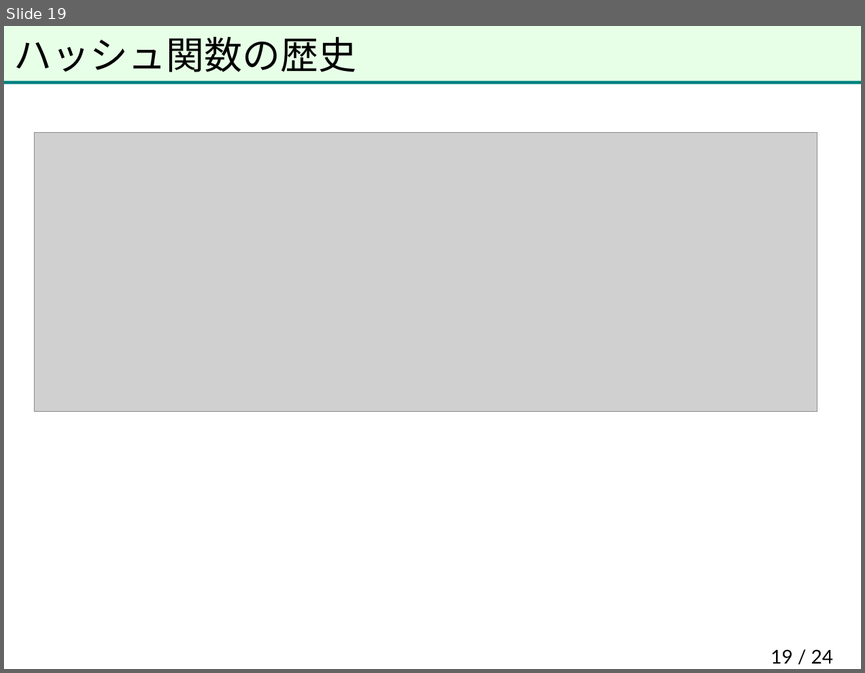
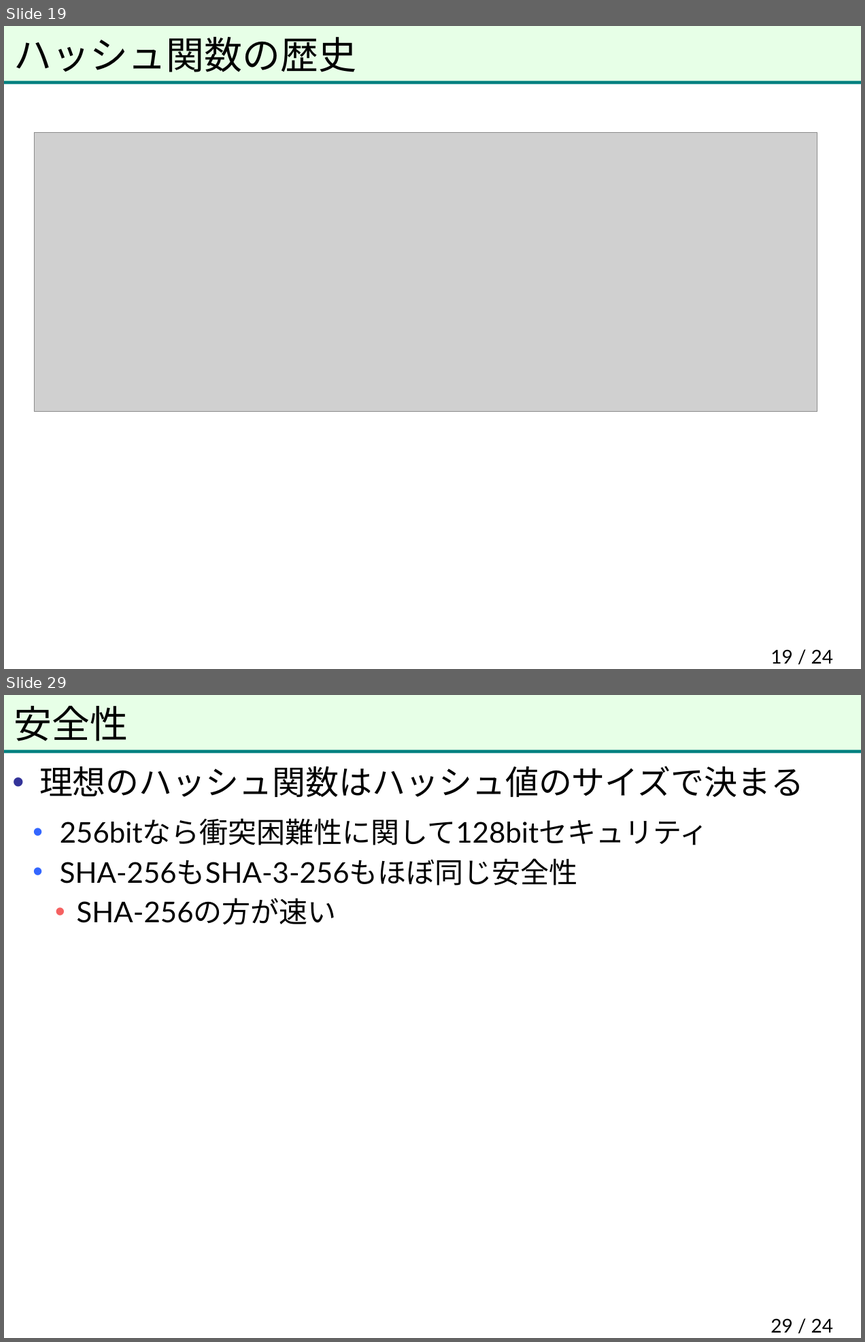
Before and after one commit to herumi/anninbon, a slide deck: lec/anninbon6.pptx. Shown one above the other, each under a label of ours: slide 19 before the commit, slides 19 and 29 after it; the slides between them are not shown. The pictures are 865x673 and 865x1342 pixels, drawn with LibreOffice and Linux fonts; fonts in the diff are those of the drawing; grey boxes stand for pictures; background and template pictures are left out. Boxes give left, top, right and bottom in pixels: in the first picture for what was removed or moved away, otherwise in the second. Text is boxed around its words. In the diff, an @@ line names an element or a change of style, - is before the commit and + after.

```diff
--- a/lec/anninbon6.pptx
+++ b/lec/anninbon6.pptx
@@ slide 29 added at (4,695,861,1338), background #FFFFFF; not listed: 2 template elements that a slide beside it also shows @@
@@ title added at (14,706,128,741), 32 pt, text #000000 @@
+安全性
@@ text added at (39,766,804,925), 24 pt, text #000000 @@
+• 理想のハッシュ関数はハッシュ値のサイズで決まる
+  • 256bitなら衝突困難性に関して128bitセキュリティ
+  • SHA-256もSHA-3-256もほぼ同じ安全性
+    • SHA-256の方が速い
@@ page number added at (770,1318,833,1332), 16 pt, text #000000 @@
+29 / 24
```
Also in this commit, not shown: 1 slide changed, 10 other slides added.
